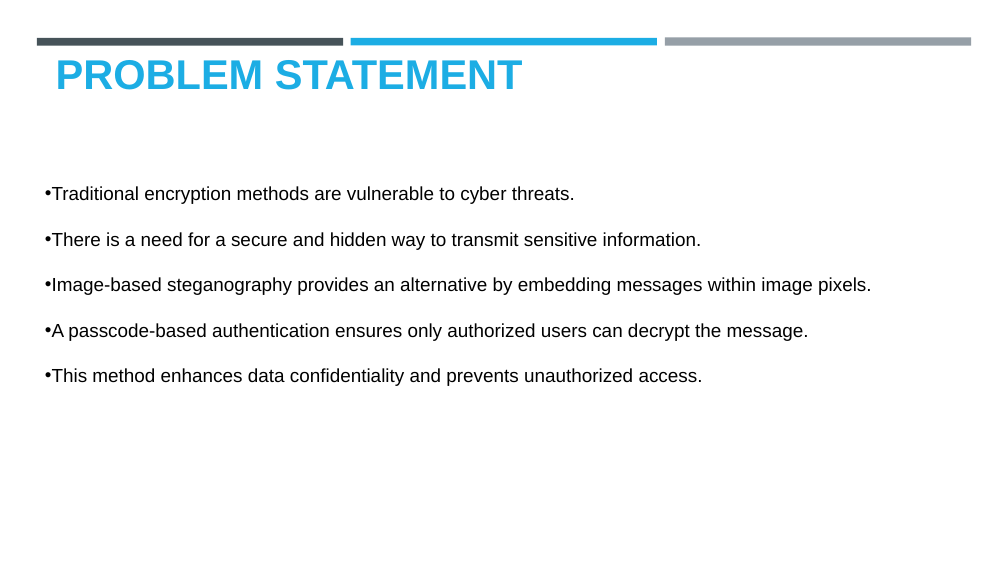
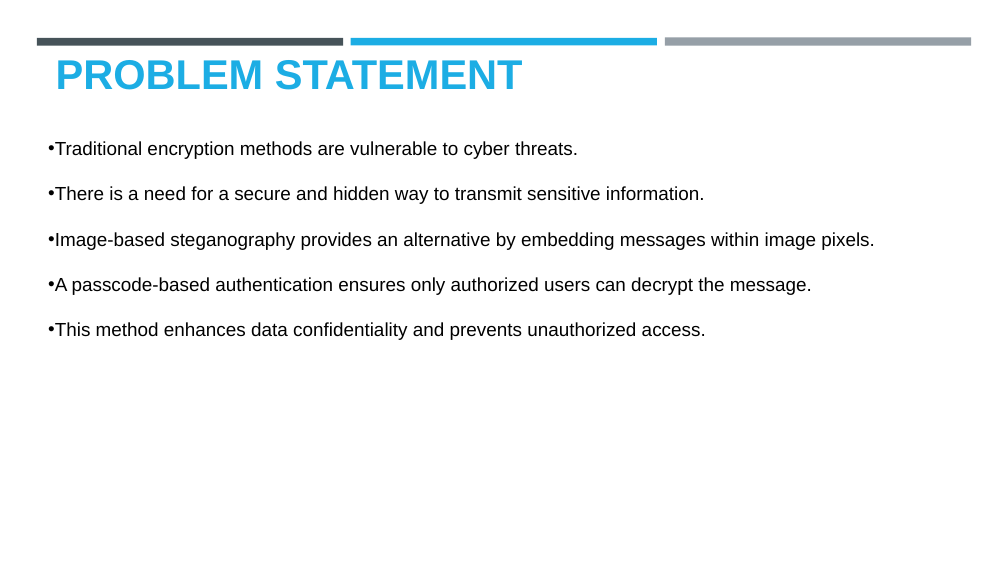
Before and after one commit to Misba810/aictesteganography, a slide deck: slide 3 of Project ppt.pptx. Drawn at 1008x567 pixels with LibreOffice and Linux fonts; fonts in the diff are those of the drawing; background and template pictures are left out. Boxes give left, top, right and bottom in pixels: in the first picture for what was removed or moved away, otherwise in the second. Text is boxed around its words. In the diff, an @@ line names an element or a change of style, - is before the commit and + after.

```diff
--- a/Project ppt.pptx
+++ b/Project ppt.pptx
@@ text "Traditional encryption methods are vulnerable ...": place and size @@
-text "Traditional encryption methods are vulnerable ..." at [45,186,872,386]
+text "Traditional encryption methods are vulnerable ..." at [48,141,875,340]
```
Also in this commit, not shown: 7 other slides changed.
